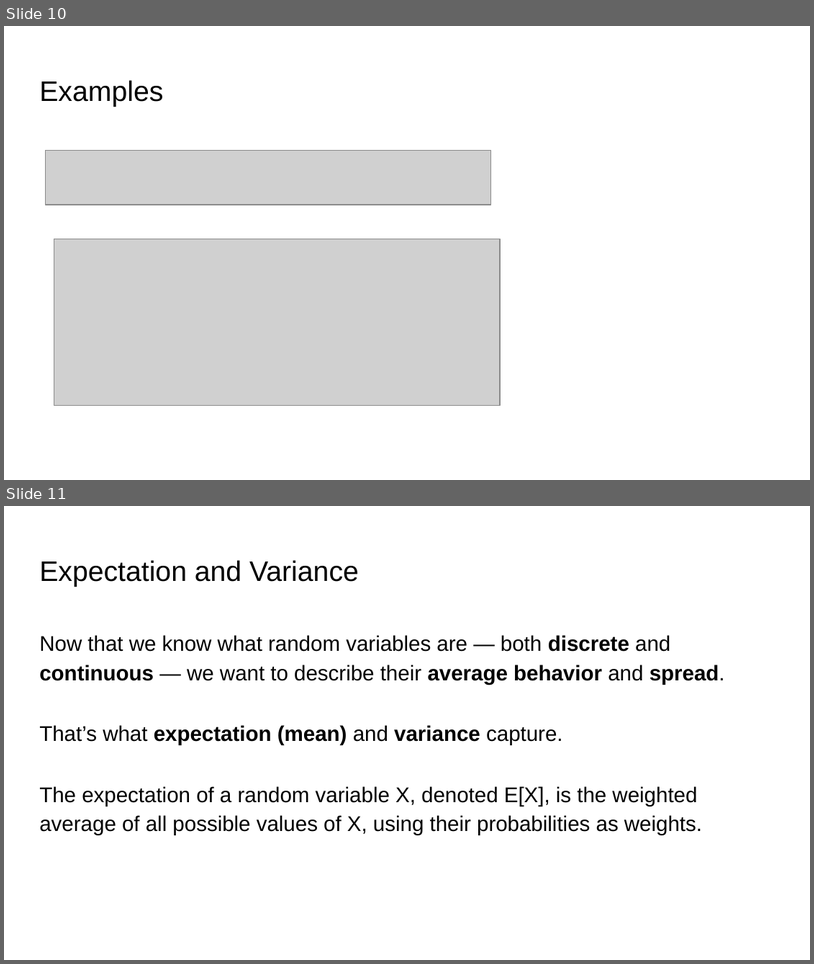
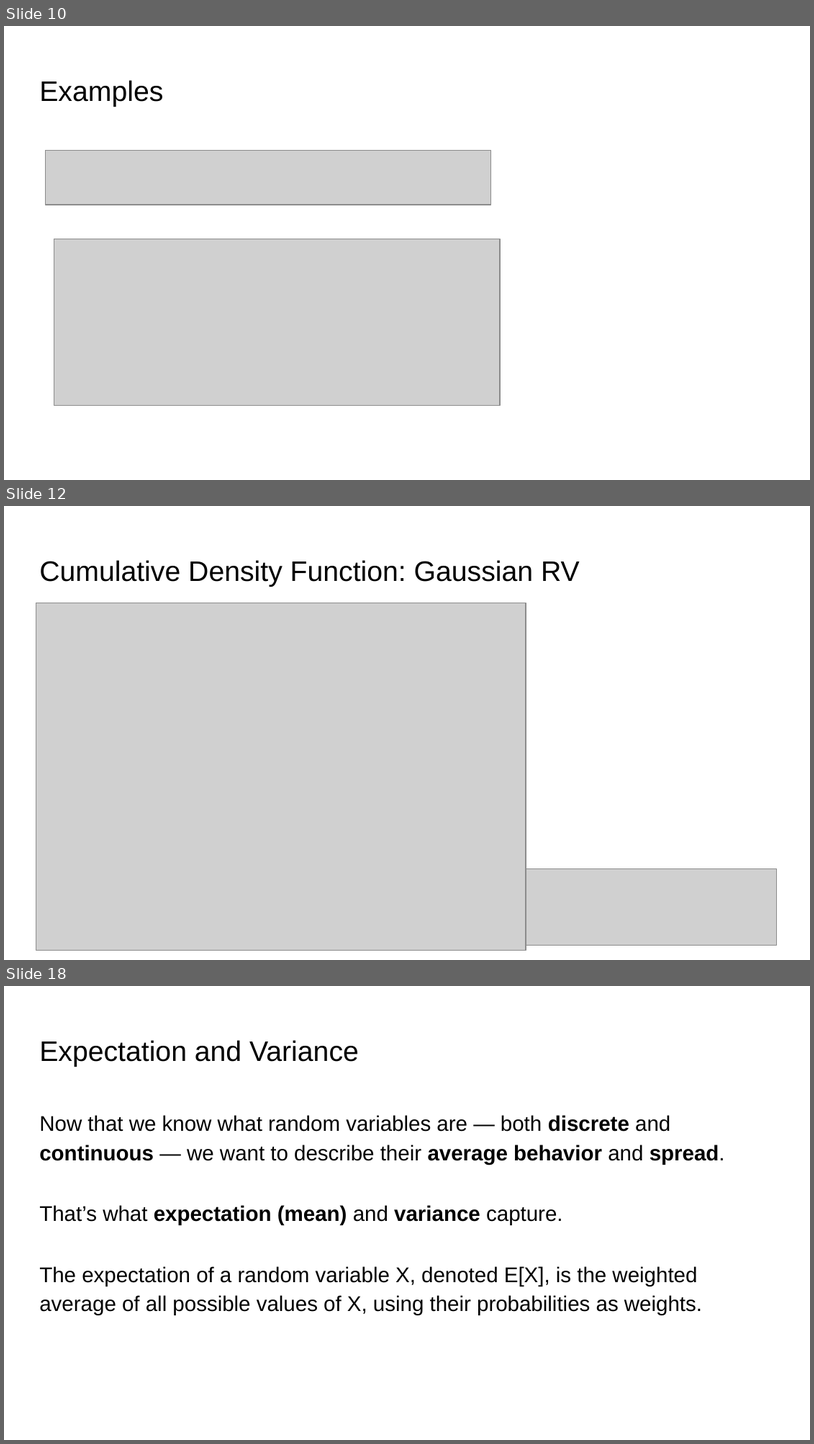
Before and after one commit to ankur6ue/deep-learning-course, a slide deck: Module 1/class_1.6/deep_learning_course_class_1.6.pptx. Shown one above the other, each under a label of ours: slides 10 and 11 before the commit, slides 10, 12 and 18 after it; the slides between them are not shown. The pictures are 814x964 and 814x1444 pixels, drawn with LibreOffice and Linux fonts; fonts in the diff are those of the drawing; grey boxes stand for pictures. Boxes give left, top, right and bottom in pixels: in the first picture for what was removed or moved away, otherwise in the second. Text is boxed around its words. In the diff, an @@ line names an element or a change of style, - is before the commit and + after.

```diff
--- a/Module 1/class_1.6/deep_learning_course_class_1.6.pptx
+++ b/Module 1/class_1.6/deep_learning_course_class_1.6.pptx
@@ slide 12 added at <box>4,506,810,960</box>, background #FFFFFF @@
@@ title added at <box>39,560,580,587</box>, 25.2 pt, text #000000 @@
+Cumulative Density Function: Gaussian RV
@@ picture added at <box>36,602,527,950</box> @@
@@ picture added at <box>526,869,777,944</box> @@
@@ what was slide 11 is now slide 18 @@
```
Also in this commit, not shown: 1 slide changed, 6 other slides added, 3 other files.
